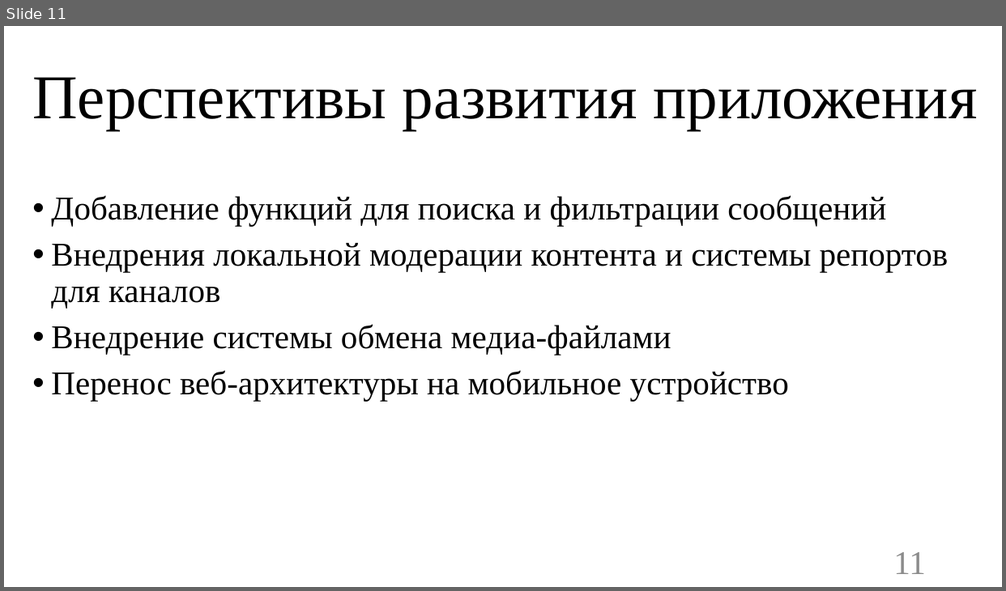
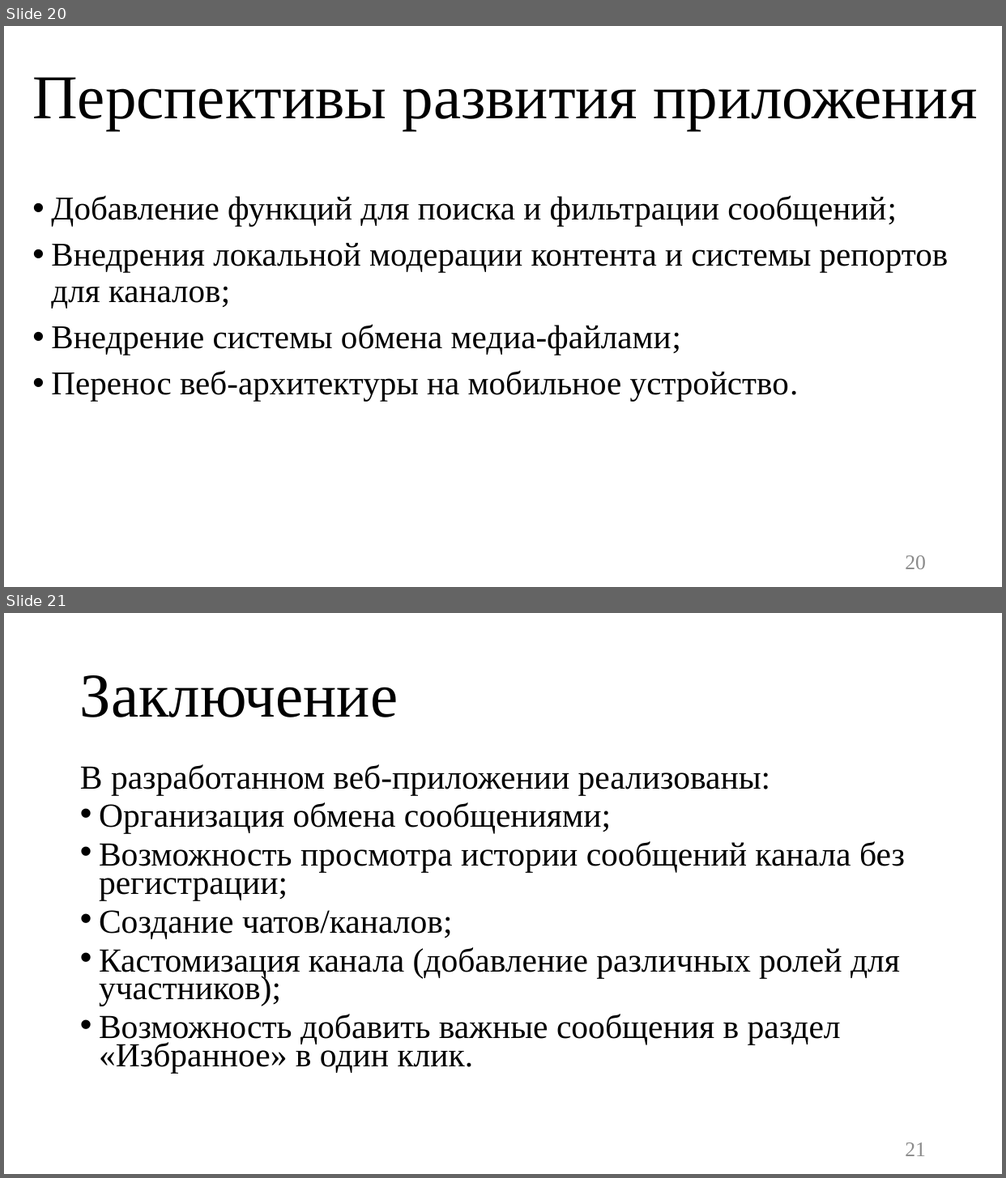
Before and after one commit to TouristTokyo/messenger_project, a slide deck: Documents/Презентация.pptx. Shown one above the other, each under a label of ours: slide 11 before the commit, slides 20 and 21 after it. The pictures are 1006x591 and 1006x1178 pixels, drawn with LibreOffice and Linux fonts; fonts in the diff are those of the drawing. Boxes give left, top, right and bottom in pixels: in the first picture for what was removed or moved away, otherwise in the second. Text is boxed around its words. In the diff, an @@ line names an element or a change of style, - is before the commit and + after.

```diff
--- a/Documents/Презентация.pptx
+++ b/Documents/Презентация.pptx
@@ slide 21 added at bbox=[4, 613, 1002, 1174], background #FFFFFF @@
@@ title added at bbox=[80, 675, 398, 717], 60 pt, text #000000 @@
+Заключение
@@ text added at bbox=[80, 764, 905, 1074], 32.4 pt, text #000000 @@
+В разработанном веб-приложении реализованы:
+• Организация обмена сообщениями;
+• Возможность просмотра истории сообщений канала без регистрации;
+• Создание чатов/каналов;
+• Кастомизация канала (добавление различных ролей для участников);
+• Возможность добавить важные сообщения в раздел «Избранное» в один клик.
@@ page number added at bbox=[905, 1143, 926, 1157], 20 pt, text #8C8C8C @@
+21
@@ what was slide 11 is now slide 20 @@
@@ slide 20 changed as well @@
@@ text at bbox=[51, 195, 948, 401]: text changed @@
-• Добавление функций для поиска и фильтрации сообщений
-• Внедрения локальной модерации контента и системы репортов для каналов
-• Внедрение системы обмена медиа-файлами
-• Перенос веб-архитектуры на мобильное устройство
+• Добавление функций для поиска и фильтрации сообщений;
+• Внедрения локальной модерации контента и системы репортов для каналов;
+• Внедрение системы обмена медиа-файлами;
+• Перенос веб-архитектуры на мобильное устройство.
@@ page number at bbox=[905, 556, 926, 570]: text changed; size 32 to 20 pt @@
-11
+20
```
Also in this commit, not shown: 9 other slides changed, 11 other slides added, 2 slides removed, 1 other file.
